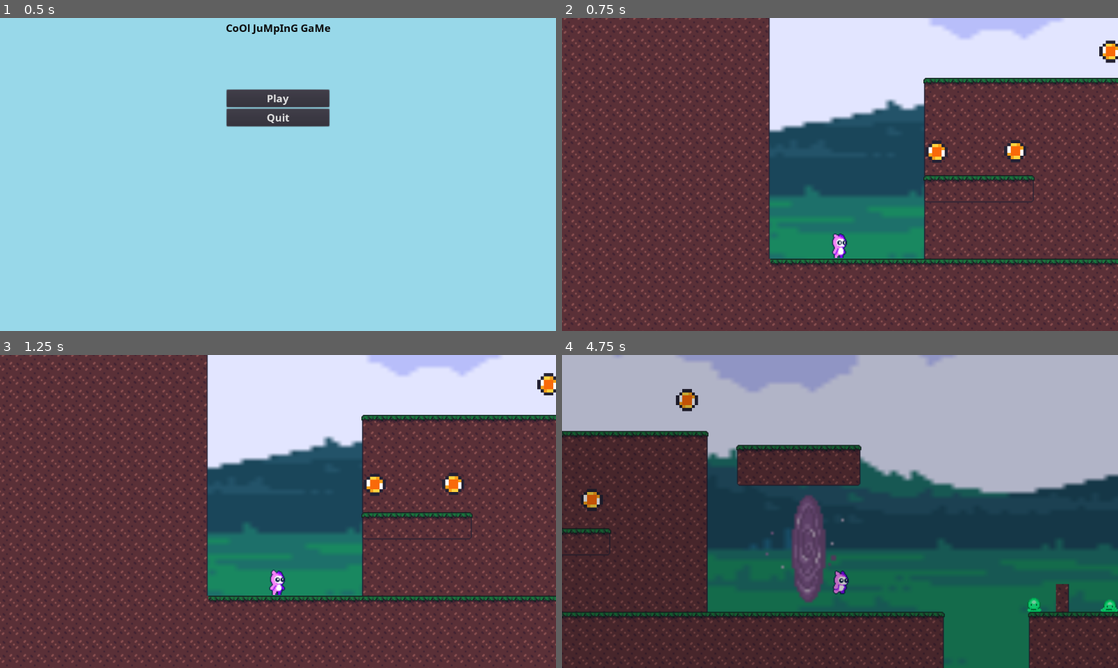
Above: before the commit, frames 1-4 (two rows, left to right).
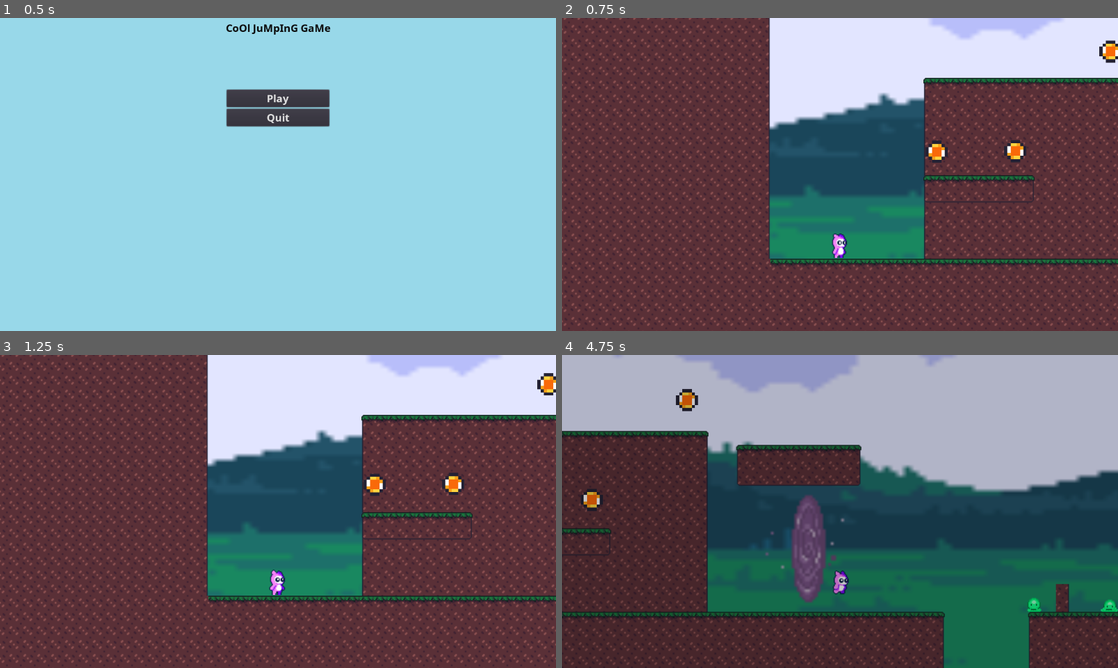
Above: after the commit, the same moments.

Repository: Mertric/2D-Video-game
Game: Godot game, scene res://Screen/MainScreen.tscn
Same seed, same stepped clock (60 frames per second), same inputs: the game is played once before the commit and once after it.
Inputs:
- Up to frame 1 (0.5 s): no input
- Up to frame 2 (0.75 s): click "Play" at 0.5 s
- Up to frame 3 (1.25 s): no input
- Up to frame 4 (4.75 s): tap Enter at 1.25 s; hold D (right) 1.28-2.78 s; tap Space (jump) at 1.52, 2.27, 3.77, 4.52 s; hold A (left) 2.78-3.53 s; hold D (right) from 3.53 s (still down)

Frame 1 is identical in both runs. In frame 2, 0.9% of the frame differs, in the area x 37-66%, y 23-37%; in frame 3, 0.9%; in frame 4, 1.1%, in the area x 26-100%, y 27-45%.

Commit message:
Fixed a background image issue
a line from the hill background was cutting into the blue sky

Diff:
--- a/2D Platformer/src/Levels/Level.tscn
+++ b/2D Platformer/src/Levels/Level.tscn
@@ -320,7 +320,8 @@
 [node name="ParallaxBackground" parent="." instance=ExtResource( 9 )]
 
 [node name="Sprite" parent="ParallaxBackground/Hills" index="0"]
-position = Vector2( 0, 96 )
+position = Vector2( -8, 32 )
+scale = Vector2( 8, 5.5 )
 
 [node name="Monster" parent="." instance=ExtResource( 1 )]
 position = Vector2( 1008, 848 )
--- a/2D Platformer/src/Levels/Level2TestForTele.tscn
+++ b/2D Platformer/src/Levels/Level2TestForTele.tscn
@@ -116,4 +116,13 @@
 
 [node name="ParallaxBackground" parent="." instance=ExtResource( 6 )]
 
+[node name="Sprite" parent="ParallaxBackground/Blue Sky" index="0"]
+position = Vector2( -8, 56 )
+
+[node name="Sprite" parent="ParallaxBackground/Hills" index="0"]
+position = Vector2( 0, 32 )
+scale = Vector2( 8, 5.5 )
+
 [editable path="Objective"]
+
+[editable path="ParallaxBackground"]
